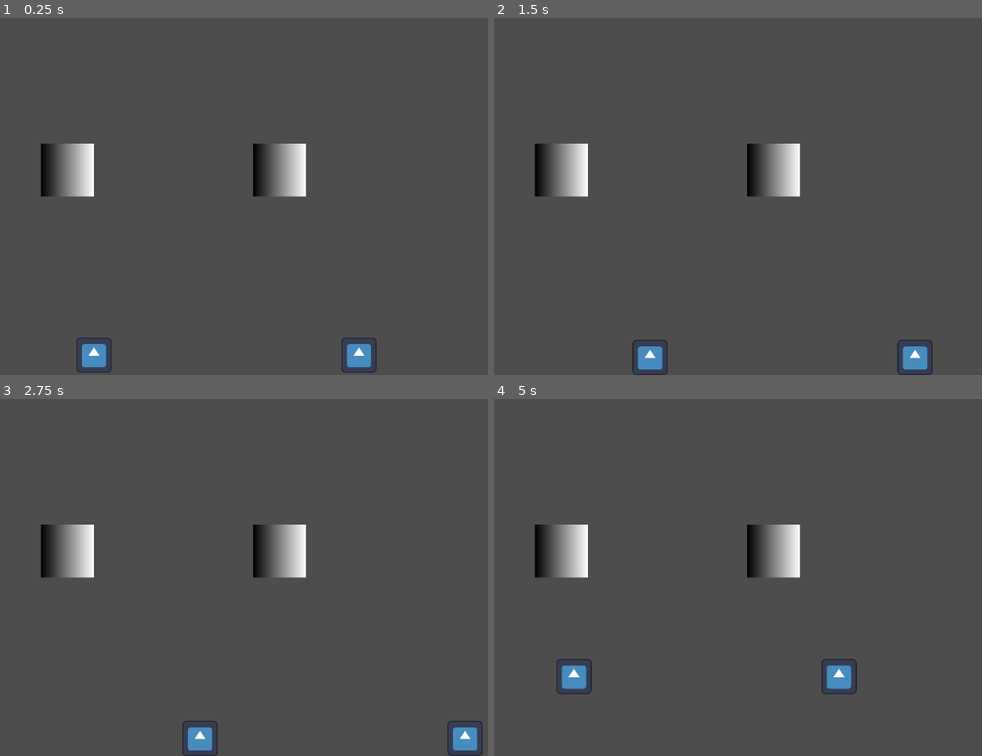
Above: before the commit, frames 1-4 (two rows, left to right).
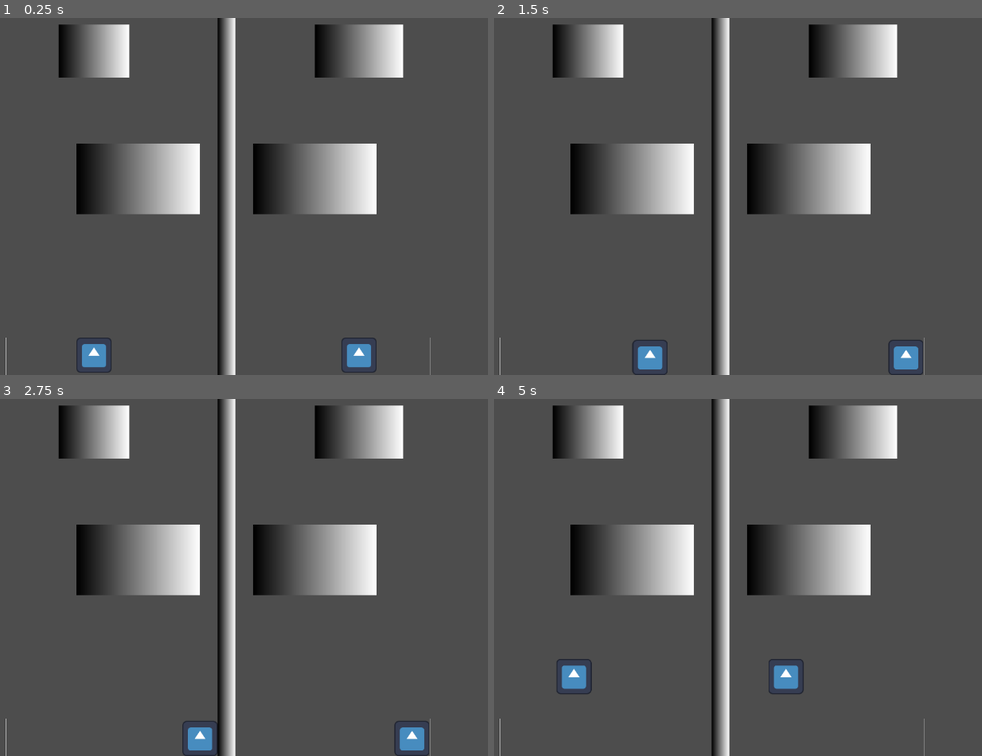
Above: after the commit, the same moments.

Repository: Kensufox/Game-jam-s
Game: Godot game, scene res://level/scene/LevelOne.tscn
The game is run twice, just before and just after one commit, with the same random seed, the same clock (stepped at 60 frames per second) and the same inputs. This scene is started directly instead of the project's main scene. The engine's default icon, where the game draws it, is replaced by a stand-in: a white triangle on a blue panel in a dark square.
Inputs:
- Up to frame 1 (0.25 s): no input
- Up to frame 2 (1.5 s): tap Enter at 0.5 s; hold Right (ui_right) 0.53-1.28 s; hold Down (ui_down) from 1.28 s (still down)
- Up to frame 3 (2.75 s): tap Space at 2 s; release Down (ui_down) at 2.03 s; hold Right (ui_right) from 2.03 s (still down)
- Up to frame 4 (5 s): release Right (ui_right) at 2.78 s; hold Up (ui_up) 2.78-3.53 s; hold Left (ui_left) from 3.53 s (still down)

The runs differ from the first frame. In frame 1, 16% of the frame differs, in the area x 1-89%, y 0-100%; in frame 2, 17%; in frame 3, 17%; in frame 4, 17%.

Commit message:
PIUOHEFRSZ

Diff:
--- a/game_jam/MainMenu/MainMenu.tscn
+++ b/game_jam/MainMenu/MainMenu.tscn
@@ -67,6 +67,7 @@
 vertical_alignment = 1
 
 [node name="Settings" type="TextureRect" parent="."]
+layout_mode = 0
 offset_left = 472.0
 offset_top = 375.0
 offset_right = 680.0
@@ -89,6 +90,7 @@
 vertical_alignment = 1
 
 [node name="Quit" type="TextureRect" parent="."]
+layout_mode = 0
 offset_left = 471.0
 offset_top = 500.0
 offset_right = 679.0
--- /dev/null
+++ b/game_jam/VariableGlobale.gd
@@ -0,0 +1,8 @@
+extends Node
+
+var zone_gauche := false
+var zone_droite := false
+
+func redirection():
+	if zone_droite and zone_gauche:
+		get_tree().change_scene_to_file("res://MainMenu/MainMenu.tscn")
--- /dev/null
+++ b/game_jam/level/scene/EndRedirection.tscn
@@ -0,0 +1,47 @@
+[gd_scene load_steps=8 format=3 uid="uid://hmsrf2g24egv"]
+
+[ext_resource type="Script" uid="uid://by2beeenqeecr" path="res://level/scene/area_a.gd" id="1_p2e4p"]
+
+[sub_resource type="RectangleShape2D" id="RectangleShape2D_w2s44"]
+size = Vector2(257, 189)
+
+[sub_resource type="Gradient" id="Gradient_4r0hx"]
+
+[sub_resource type="GradientTexture2D" id="GradientTexture2D_2n2fw"]
+gradient = SubResource("Gradient_4r0hx")
+
+[sub_resource type="RectangleShape2D" id="RectangleShape2D_vcn5b"]
+size = Vector2(319, 193.5)
+
+[sub_resource type="Gradient" id="Gradient_jqrug"]
+
+[sub_resource type="GradientTexture2D" id="GradientTexture2D_xim55"]
+gradient = SubResource("Gradient_jqrug")
+
+[node name="EndRedirection" type="Node2D"]
+
+[node name="AreaA" type="Area2D" parent="."]
+position = Vector2(926, -56)
+collision_mask = 2
+script = ExtResource("1_p2e4p")
+
+[node name="LeftExit" type="CollisionShape2D" parent="AreaA"]
+position = Vector2(-480, 168)
+shape = SubResource("RectangleShape2D_w2s44")
+
+[node name="Sprite2D" type="Sprite2D" parent="AreaA/LeftExit"]
+scale = Vector2(4, 3)
+texture = SubResource("GradientTexture2D_2n2fw")
+
+[node name="AreaB" type="Area2D" parent="."]
+collision_layer = 2
+
+[node name="RightExit" type="CollisionShape2D" parent="AreaB"]
+position = Vector2(1406, 112)
+shape = SubResource("RectangleShape2D_vcn5b")
+
+[node name="Sprite2D" type="Sprite2D" parent="AreaB/RightExit"]
+scale = Vector2(5, 3)
+texture = SubResource("GradientTexture2D_xim55")
+
+[connection signal="body_entered" from="AreaA" to="AreaA" method="_on_body_entered"]
--- a/game_jam/level/scene/LevelOne.tscn
+++ b/game_jam/level/scene/LevelOne.tscn
@@ -1,11 +1,17 @@
-[gd_scene load_steps=7 format=3 uid="uid://ds7i3i4g45813"]
+[gd_scene load_steps=13 format=3 uid="uid://ds7i3i4g45813"]
 
 [ext_resource type="PackedScene" uid="uid://cdttl1i47orm" path="res://Perso/scene/PlayerOne.tscn" id="1_fksmy"]
 [ext_resource type="PackedScene" uid="uid://qt436w7eyq8m" path="res://Perso/scene/PlayerTwo.tscn" id="2_5m3tn"]
 [ext_resource type="PackedScene" uid="uid://dxxybg2twl0hw" path="res://level/scene/restartZone.tscn" id="3_5m3tn"]
+[ext_resource type="PackedScene" uid="uid://hmsrf2g24egv" path="res://level/scene/EndRedirection.tscn" id="4_m7pgx"]
 
 [sub_resource type="RectangleShape2D" id="RectangleShape2D_5m3tn"]
-size = Vector2(64, 1280)
+size = Vector2(64, 1288)
+
+[sub_resource type="Gradient" id="Gradient_5m3tn"]
+
+[sub_resource type="GradientTexture2D" id="GradientTexture2D_m7pgx"]
+gradient = SubResource("Gradient_5m3tn")
 
 [sub_resource type="SegmentShape2D" id="SegmentShape2D_m7pgx"]
 a = Vector2(-928, 0)
@@ -14,6 +20,15 @@
 [sub_resource type="SegmentShape2D" id="SegmentShape2D_1n1mg"]
 a = Vector2(0, -656)
 b = Vector2(0, 624)
+
+[sub_resource type="SegmentShape2D" id="SegmentShape2D_5m3tn"]
+a = Vector2(0, -8)
+b = Vector2(0, 128)
+
+[sub_resource type="Gradient" id="Gradient_m7pgx"]
+
+[sub_resource type="GradientTexture2D" id="GradientTexture2D_1n1mg"]
+gradient = SubResource("Gradient_m7pgx")
 
 [node name="LevelOne" type="Node2D"]
 position = Vector2(2, 0)
@@ -25,7 +40,7 @@
 position = Vector2(1342, 1152)
 
 [node name="RestartZone" parent="." instance=ExtResource("3_5m3tn")]
-position = Vector2(254, 448)
+position = Vector2(382, 448)
 
 [node name="RestartZone2" parent="." instance=ExtResource("3_5m3tn")]
 position = Vector2(1022, 448)
@@ -34,10 +49,16 @@
 position = Vector2(926, 640)
 
 [node name="CollisionShape2D" type="CollisionShape2D" parent="LimitPlayer"]
+position = Vector2(0, -4)
 shape = SubResource("RectangleShape2D_5m3tn")
 
 [node name="Camera2D" type="Camera2D" parent="LimitPlayer"]
 zoom = Vector2(0.5, 0.5)
+
+[node name="Sprite2D" type="Sprite2D" parent="LimitPlayer"]
+position = Vector2(0, 0.000106812)
+scale = Vector2(1, 20.25)
+texture = SubResource("GradientTexture2D_m7pgx")
 
 [node name="Haut" type="StaticBody2D" parent="."]
 position = Vector2(926, 0)
@@ -62,3 +83,29 @@
 
 [node name="CollisionShape2D" type="CollisionShape2D" parent="Droite"]
 shape = SubResource("SegmentShape2D_1n1mg")
+
+[node name="LitteStick" type="StaticBody2D" parent="."]
+position = Vector2(102, 1200)
+
+[node name="CollisionShape2D" type="CollisionShape2D" parent="LitteStick"]
+position = Vector2(24, -40)
+shape = SubResource("SegmentShape2D_5m3tn")
+
+[node name="Sprite2D" type="Sprite2D" parent="LitteStick"]
+position = Vector2(24, 20)
+scale = Vector2(0.0625, 2.125)
+texture = SubResource("GradientTexture2D_1n1mg")
+
+[node name="LitteStick2" type="StaticBody2D" parent="."]
+position = Vector2(1638, 1200)
+
+[node name="CollisionShape2D" type="CollisionShape2D" parent="LitteStick2"]
+position = Vector2(24, -40)
+shape = SubResource("SegmentShape2D_5m3tn")
+
+[node name="Sprite2D" type="Sprite2D" parent="LitteStick2"]
+position = Vector2(24, 20)
+scale = Vector2(0.0625, 2.125)
+texture = SubResource("GradientTexture2D_1n1mg")
+
+[node name="EndRedirection" parent="." instance=ExtResource("4_m7pgx")]
--- /dev/null
+++ b/game_jam/level/scene/area_a.gd
@@ -0,0 +1,4 @@
+extends Area2D
+
+func _on_body_entered(body: Node2D) -> void:
+	print("test")
--- a/game_jam/level/scene/restartZone.tscn
+++ b/game_jam/level/scene/restartZone.tscn
@@ -17,8 +17,8 @@
 script = ExtResource("1_jhmu2")
 
 [node name="Sprite2D" type="Sprite2D" parent="Area2D"]
-position = Vector2(64, 80)
-scale = Vector2(3, 3)
+position = Vector2(192, 112)
+scale = Vector2(7, 4)
 texture = SubResource("GradientTexture2D_wcm14")
 
 [node name="CollisionShape2D" type="CollisionShape2D" parent="Area2D"]
--- a/game_jam/project.godot
+++ b/game_jam/project.godot
@@ -14,3 +14,7 @@
 run/main_scene="uid://cdttl1i47orm"
 config/features=PackedStringArray("4.4", "Forward Plus")
 config/icon="res://icon.svg"
+
+[autoload]
+
+VariableGlobale="*res://VariableGlobale.gd"
Not shown, added: game_jam/VariableGlobale.gd.uid
Not shown, added: game_jam/level/scene/area_a.gd.uid
